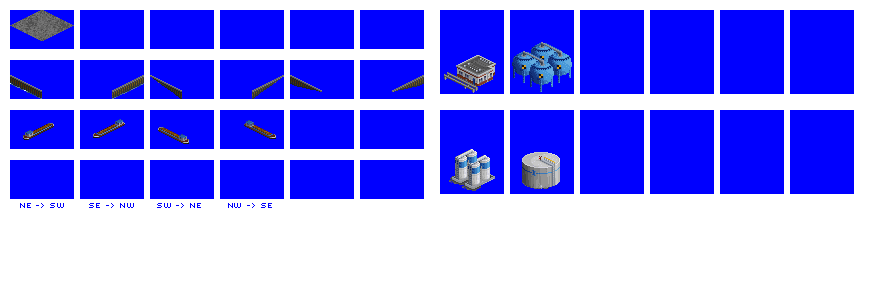
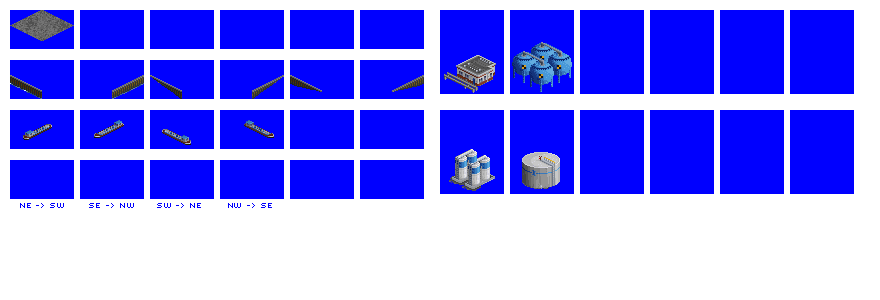
Layer changes from the first 880px x 300px image to the second:
added layer "barges" above "pipes" over [25, 120, 274, 145]
painted on "Background" over [25, 119, 276, 144]
